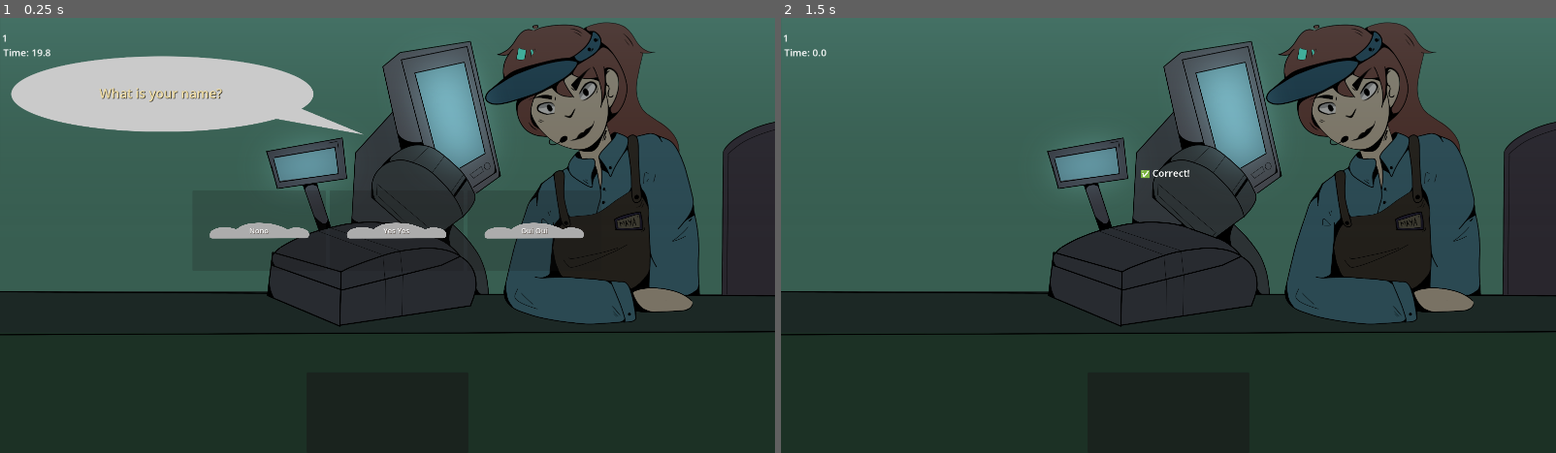
Above: before the commit, frames 1-2 (left to right).
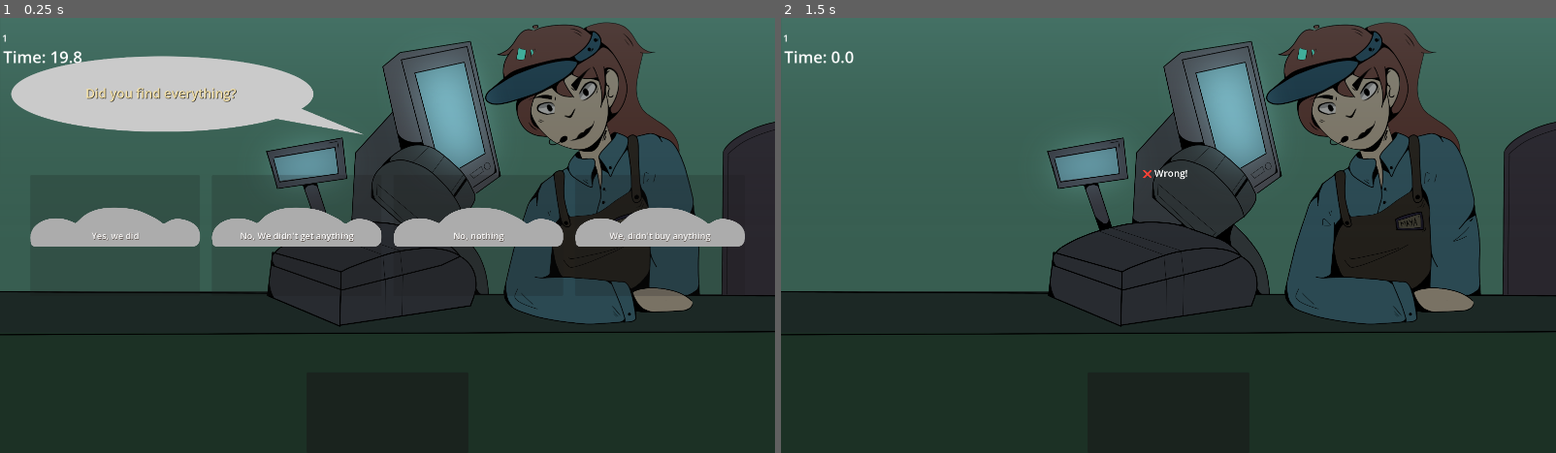
Above: after the commit, the same moments.

Repository: NedRichard/the_longest_minute
Game: Godot game, scene res://CashierAssets/Scenes/QuizGame.tscn
Same seed, same stepped clock (60 frames per second), same inputs: the game is played once before the commit and once after it.
Inputs (mouse positions are in pixels of both pictures, inside the frame that each line leads up to):
- Up to frame 1 (0.25 s): no input
- Up to frame 2 (1.5 s): click (1036, 231) at 0.5 s, where only the run before the commit has a clickable "Nono"; tap Enter at 1.25 s; hold Right (ui_right) from 1.28 s (still down); hold Space (sign_mom) from 1.28 s (still down)

The runs differ from the first frame. In frame 1, 5.9% of the frame differs, in the area x 0-97%, y 7-53%; in frame 2, 0.2%.

Commit message:
almooost done T_T

Diff:
--- a/CashierAssets/Scenes/QuizGame.tscn
+++ b/CashierAssets/Scenes/QuizGame.tscn
@@ -28,6 +28,10 @@
 drop_zone = NodePath("../UI/DropZone")
 voice_player = NodePath("../AudioStreamPlayer")
 questionPopup = NodePath("../UI/QuestionPanel")
+
+[node name="Timer" type="Timer" parent="QuizManager" unique_id=264047810]
+
+[node name="Timer2" type="Timer" parent="QuizManager" unique_id=1595800105]
 
 [node name="AudioStreamPlayer" type="AudioStreamPlayer" parent="." unique_id=99416742]
 
@@ -97,7 +101,7 @@
 offset_top = 69.0
 offset_right = 1928.0
 offset_bottom = 103.0
-theme_override_font_sizes/font_size = 24
+theme_override_font_sizes/font_size = 40
 text = "999"
 
 [node name="QuestionPanel" type="PanelContainer" parent="UI" unique_id=1826018018]
@@ -145,19 +149,20 @@
 vertical_alignment = 1
 
 [node name="AnswerContainer" type="HBoxContainer" parent="UI" unique_id=180780104]
-custom_minimum_size = Vector2(250, 0)
+custom_minimum_size = Vector2(300, 0)
 layout_mode = 1
-anchors_preset = 14
+anchors_preset = 8
+anchor_left = 0.5
 anchor_top = 0.5
-anchor_right = 1.0
+anchor_right = 0.5
 anchor_bottom = 0.5
-offset_left = 477.0
-offset_top = -112.0
-offset_right = -431.0
-offset_bottom = 88.0
+offset_left = -615.0
+offset_top = -150.0
+offset_right = 615.0
+offset_bottom = 150.0
 grow_horizontal = 2
 grow_vertical = 2
-theme_override_constants/separation = 10
+theme_override_constants/separation = 30
 
 [node name="AnswerCard" parent="UI/AnswerContainer" unique_id=1303516809 instance=ExtResource("3_a3hhh")]
 layout_mode = 2
--- a/CashierAssets/Scenes/UI/AnswerCard.tscn
+++ b/CashierAssets/Scenes/UI/AnswerCard.tscn
@@ -5,12 +5,13 @@
 
 [node name="AnswerCard" type="Button" unique_id=1303516809 node_paths=PackedStringArray("label")]
 self_modulate = Color(1, 1, 1, 0.34509805)
-custom_minimum_size = Vector2(250, 200)
+custom_minimum_size = Vector2(420, 100)
 anchors_preset = 15
 anchor_right = 1.0
 anchor_bottom = 1.0
-offset_right = -1670.0
-offset_bottom = -930.0
+offset_top = -25.0
+offset_right = -1520.0
+offset_bottom = -705.0
 grow_horizontal = 2
 grow_vertical = 2
 size_flags_horizontal = 3
@@ -24,10 +25,10 @@
 anchor_top = 0.5
 anchor_right = 0.5
 anchor_bottom = 0.5
-offset_left = -124.5
-offset_top = -20.0
-offset_right = 124.5
-offset_bottom = 20.0
+offset_left = -212.0
+offset_top = -71.0
+offset_right = 212.52832
+offset_bottom = 29.0
 grow_horizontal = 2
 grow_vertical = 2
 texture = ExtResource("2_50rog")
@@ -49,7 +50,7 @@
 theme_override_colors/font_color = Color(1, 1, 1, 0.9647059)
 theme_override_colors/font_shadow_color = Color(0.12061956, 0.05753135, 0.016867999, 0.49411765)
 theme_override_colors/font_outline_color = Color(0.10006079, 0.0033879932, 0.07054296, 1)
-theme_override_font_sizes/font_size = 18
+theme_override_font_sizes/font_size = 22
 text = "yes?"
 horizontal_alignment = 1
 vertical_alignment = 2
--- a/CashierAssets/Scripts/QuizManager.gd
+++ b/CashierAssets/Scripts/QuizManager.gd
@@ -14,6 +14,8 @@
 @export var drop_zone: DropZone
 @export var voice_player: AudioStreamPlayer
 @export var questionPopup :PanelContainer
+signal  OnCorrectAnswer
+signal  OnMiss
 ## Internal state
 var _current_index: int = 0
 var _current_question: QuestionData
@@ -29,7 +31,7 @@
 	feedback_label.text = ""
 	timer_label.text = ""
 	questionPopup.hide()
-	drop_zone.answer_dropped.connect(_on_answer_dropped)
+	#drop_zone.answer_dropped.connect(_on_answer_dropped)
 
 	if question_bank == null:
 		push_error("QuizManager: question_bank is not assigned.")
@@ -151,7 +153,7 @@
 	# 3) Advance to next question
 	_current_index += 1
 	if _current_index >= question_bank.get_count():
-		_finish_quiz()
+		_current_index =0
 	else:
 		_start_question(_current_index, session)
 
@@ -179,42 +181,45 @@
 
 	if is_correct:
 		feedback_label.text = "✅ Correct!"
+		OnCorrectAnswer.emit()
 	else:
 		feedback_label.text = "❌ Wrong!"
+		OnMiss.emit()
 	_accepting_input = false
 	_answered = true
 	questionPopup.hide()
 	_clear_answers()
 # --- Input results ---
-func _on_answer_dropped(answer_index: int, answer_text: String) -> void:
-	# Ignore drops after answer window ends
+#func _on_answer_dropped(answer_index: int, answer_text: String) -> void:
+	## Ignore drops after answer window ends
+	#if not _accepting_input:
+		#return
+#
+	#_accepting_input = false
+	#drop_zone.set_enabled(false)
+#
+	#var is_correct := _is_answer_accepted(answer_index)
+#
+	#if is_correct:
+		#feedback_label.text = "✅ Correct!"
+	#else:
+		#feedback_label.text = "❌ Wrong!"
+#
+	#_answered = true
+#
+	## Optional: stop VO once answered
+	## voice_player.stop()
+
+
+func _on_timeout() -> void:
 	if not _accepting_input:
 		return
 
 	_accepting_input = false
 	drop_zone.set_enabled(false)
 
-	var is_correct := _is_answer_accepted(answer_index)
-
-	if is_correct:
-		feedback_label.text = "✅ Correct!"
-	else:
-		feedback_label.text = "❌ Wrong!"
-
-	_answered = true
-
-	# Optional: stop VO once answered
-	# voice_player.stop()
-
-
-func _on_timeout() -> void:
-	if not _accepting_input:
-		return
-
-	_accepting_input = false
-	drop_zone.set_enabled(false)
-
 	feedback_label.text = "⏱️ Timeout!"
+	OnMiss.emit()
 	_answered = false
 
 
--- a/CashierAssets/data/Questions/MainQuestionBank.tres
+++ b/CashierAssets/data/Questions/MainQuestionBank.tres
@@ -5,8 +5,15 @@
 [ext_resource type="Script" uid="uid://dshes8gwer8fq" path="res://CashierAssets/Scripts/QuestionBank.gd" id="2_bf244"]
 [ext_resource type="Resource" uid="uid://dn30nab1bkd4b" path="res://CashierAssets/data/Questions/Question2.tres" id="3_k1836"]
 [ext_resource type="Resource" uid="uid://csub3fqlyqxp8" path="res://CashierAssets/data/Questions/Question3.tres" id="4_ncsnh"]
+[ext_resource type="Resource" uid="uid://b4smyiblaq8cv" path="res://CashierAssets/data/Questions/Question4.tres" id="5_wp8bb"]
+[ext_resource type="Resource" uid="uid://b0rpi5dlbl7iw" path="res://CashierAssets/data/Questions/Question5.tres" id="6_mev01"]
+[ext_resource type="Resource" uid="uid://b4mmg4wrkie36" path="res://CashierAssets/data/Questions/Question6.tres" id="7_tma8q"]
+[ext_resource type="Resource" uid="uid://81klrrdqk2tb" path="res://CashierAssets/data/Questions/Question7.tres" id="8_mh6vq"]
+[ext_resource type="Resource" uid="uid://cachn6ttv0d82" path="res://CashierAssets/data/Questions/Question8.tres" id="9_7l2v0"]
+[ext_resource type="Resource" uid="uid://bwifxwgjeq7vf" path="res://CashierAssets/data/Questions/Question9.tres" id="10_wd7o0"]
+[ext_resource type="Resource" uid="uid://dvt3fgweuthxf" path="res://CashierAssets/data/Questions/Question10.tres" id="11_ifyw0"]
 
 [resource]
 script = ExtResource("2_bf244")
-questions = Array[ExtResource("1_mwkrp")]([ExtResource("2_7frne"), ExtResource("3_k1836"), ExtResource("4_ncsnh")])
+questions = Array[ExtResource("1_mwkrp")]([ExtResource("2_7frne"), ExtResource("3_k1836"), ExtResource("4_ncsnh"), ExtResource("5_wp8bb"), ExtResource("6_mev01"), ExtResource("7_tma8q"), ExtResource("8_mh6vq"), ExtResource("9_7l2v0"), ExtResource("10_wd7o0"), ExtResource("11_ifyw0")])
 metadata/_custom_type_script = "uid://dshes8gwer8fq"
--- a/CashierAssets/data/Questions/Question1.tres
+++ b/CashierAssets/data/Questions/Question1.tres
@@ -4,7 +4,7 @@
 
 [resource]
 script = ExtResource("1_0yp4n")
-question_text = "What is your name?"
-answers = Array[String](["Nono", "Yes Yes", "Oui Oui"])
+question_text = "Did you find everything?"
+answers = Array[String](["Yes, we did", "No, We didn't get anything", "No, nothing", "We, didn't buy anything"])
 correct_answer_indices = Array[int]([0])
 metadata/_custom_type_script = "uid://d4mnncm6ubd8l"
--- /dev/null
+++ b/CashierAssets/data/Questions/Question10.tres
@@ -0,0 +1,11 @@
+[gd_resource type="Resource" script_class="QuestionData" format=3 uid="uid://dvt3fgweuthxf"]
+
+[ext_resource type="Script" uid="uid://d4mnncm6ubd8l" path="res://CashierAssets/Scripts/QuestionData.gd" id="1_bqay2"]
+
+[resource]
+script = ExtResource("1_bqay2")
+question_text = "If you talk to your reflection in the mirror does it talk back?
+"
+answers = Array[String](["No, of course not.", "Yes it does", "Never", "Sometimes"])
+any_answer_ok = true
+metadata/_custom_type_script = "uid://d4mnncm6ubd8l"
--- a/CashierAssets/data/Questions/Question2.tres
+++ b/CashierAssets/data/Questions/Question2.tres
@@ -4,8 +4,8 @@
 
 [resource]
 script = ExtResource("1_8l7s6")
-question_text = "Is your mom with you?"
-answers = Array[String](["YES", ".....", "...no..."])
+question_text = "So whats your name?"
+answers = Array[String](["Nono", "Nonno", "Nick", "Nino"])
 correct_answer_indices = Array[int]([0])
 any_answer_ok = true
 metadata/_custom_type_script = "uid://d4mnncm6ubd8l"
--- a/CashierAssets/data/Questions/Question3.tres
+++ b/CashierAssets/data/Questions/Question3.tres
@@ -4,7 +4,7 @@
 
 [resource]
 script = ExtResource("1_r6o3v")
-question_text = "Do you know what's 2+2 is not?"
-answers = Array[String](["2", "5", "3", "4"])
-correct_answer_indices = Array[int]([0, 1, 2])
+question_text = "And how old are you?"
+answers = Array[String](["8", "7", "10", "6"])
+correct_answer_indices = Array[int]([0])
 metadata/_custom_type_script = "uid://d4mnncm6ubd8l"
--- /dev/null
+++ b/CashierAssets/data/Questions/Question4.tres
@@ -0,0 +1,10 @@
+[gd_resource type="Resource" script_class="QuestionData" format=3 uid="uid://b4smyiblaq8cv"]
+
+[ext_resource type="Script" uid="uid://d4mnncm6ubd8l" path="res://CashierAssets/Scripts/QuestionData.gd" id="1_3xslg"]
+
+[resource]
+script = ExtResource("1_3xslg")
+question_text = "So your mom went to get something, yeah? What is she getting?"
+answers = Array[String](["I forgot", "Bread", "Toast", "Beans"])
+correct_answer_indices = Array[int]([1])
+metadata/_custom_type_script = "uid://d4mnncm6ubd8l"
--- /dev/null
+++ b/CashierAssets/data/Questions/Question5.tres
@@ -0,0 +1,10 @@
+[gd_resource type="Resource" script_class="QuestionData" format=3 uid="uid://b0rpi5dlbl7iw"]
+
+[ext_resource type="Script" uid="uid://d4mnncm6ubd8l" path="res://CashierAssets/Scripts/QuestionData.gd" id="1_bkgvu"]
+
+[resource]
+script = ExtResource("1_bkgvu")
+question_text = "Is your mom going to be back soon? "
+answers = Array[String](["No, she won't.", "I don't have a mum. ", "Yes, she will be back soon.", "Yes, my dad will be back"])
+correct_answer_indices = Array[int]([2])
+metadata/_custom_type_script = "uid://d4mnncm6ubd8l"
--- /dev/null
+++ b/CashierAssets/data/Questions/Question6.tres
@@ -0,0 +1,10 @@
+[gd_resource type="Resource" script_class="QuestionData" format=3 uid="uid://b4mmg4wrkie36"]
+
+[ext_resource type="Script" uid="uid://d4mnncm6ubd8l" path="res://CashierAssets/Scripts/QuestionData.gd" id="1_rp8wt"]
+
+[resource]
+script = ExtResource("1_rp8wt")
+question_text = "What is heavier: a kilogram of feather or a kilogram of rocks?"
+answers = Array[String](["Both are the same", "Rocks", "Feathers", "Neither are the same. "])
+correct_answer_indices = Array[int]([0])
+metadata/_custom_type_script = "uid://d4mnncm6ubd8l"
--- /dev/null
+++ b/CashierAssets/data/Questions/Question7.tres
@@ -0,0 +1,11 @@
+[gd_resource type="Resource" script_class="QuestionData" format=3 uid="uid://81klrrdqk2tb"]
+
+[ext_resource type="Script" uid="uid://d4mnncm6ubd8l" path="res://CashierAssets/Scripts/QuestionData.gd" id="1_7vxao"]
+
+[resource]
+script = ExtResource("1_7vxao")
+question_text = "The store closes at 9pm and it is already 8:30pm. How much longer will it stay open?
+"
+answers = Array[String](["1h 30 minutes", "1h", "30 minutes ", "20 minutes "])
+correct_answer_indices = Array[int]([2])
+metadata/_custom_type_script = "uid://d4mnncm6ubd8l"
--- /dev/null
+++ b/CashierAssets/data/Questions/Question8.tres
@@ -0,0 +1,11 @@
+[gd_resource type="Resource" script_class="QuestionData" format=3 uid="uid://cachn6ttv0d82"]
+
+[ext_resource type="Script" uid="uid://d4mnncm6ubd8l" path="res://CashierAssets/Scripts/QuestionData.gd" id="1_mccbt"]
+
+[resource]
+script = ExtResource("1_mccbt")
+question_text = "If you have five coins and you pay with 3 how many do you have left?
+"
+answers = Array[String](["3 coins", "1 coin ", "4 coins ", "2 coins"])
+correct_answer_indices = Array[int]([3])
+metadata/_custom_type_script = "uid://d4mnncm6ubd8l"
--- /dev/null
+++ b/CashierAssets/data/Questions/Question9.tres
@@ -0,0 +1,11 @@
+[gd_resource type="Resource" script_class="QuestionData" format=3 uid="uid://bwifxwgjeq7vf"]
+
+[ext_resource type="Script" uid="uid://d4mnncm6ubd8l" path="res://CashierAssets/Scripts/QuestionData.gd" id="1_jd0dv"]
+
+[resource]
+script = ExtResource("1_jd0dv")
+question_text = "Do you think the moon landing was real?
+"
+answers = Array[String](["Yes", "No", "The what?", "What is a moon?"])
+any_answer_ok = true
+metadata/_custom_type_script = "uid://d4mnncm6ubd8l"
Not shown, added: TetrisAssets/Tetris/I-Shape_Asparagus_.png.import
Not shown, added: TetrisAssets/Tetris/I-Shape_Baguette.png.import
Not shown, added: TetrisAssets/Tetris/L-Shape_Sugar.png.import
Not shown, added: TetrisAssets/Tetris/L-Shape_banana.png.import
Not shown, added: TetrisAssets/Tetris/L-_Shape_Flour.png.import
Not shown, added: TetrisAssets/Tetris/O-Shape_Cookies.png.import
Not shown, added: TetrisAssets/Tetris/O-Shape_Feta.png.import
Not shown, added: TetrisAssets/Tetris/O-Shape_Tofu.png.import
Not shown, added: TetrisAssets/Tetris/T-shape_Carrot.png.import
Not shown, added: TetrisAssets/Tetris/T-shape_Mix.png.import
Not shown, added: TetrisAssets/Tetris/T-shape_Tomato.png.import
Not shown, added: TetrisAssets/Tetris/T-shape_Vegetable_.png.import
